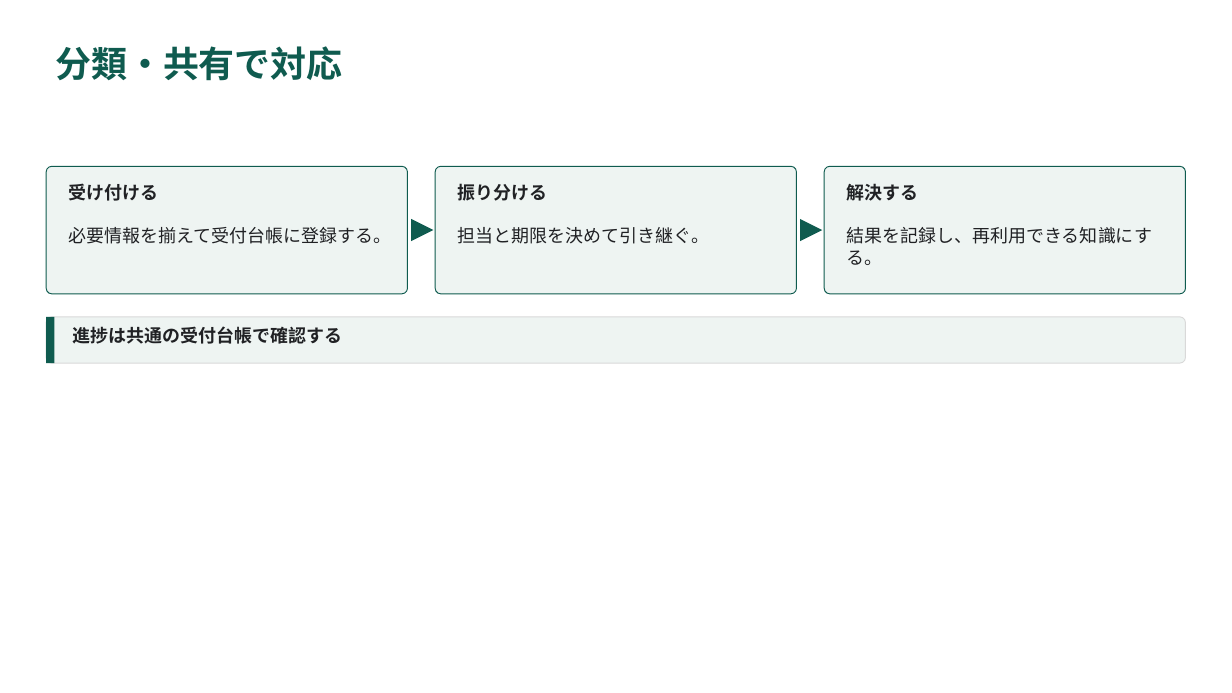
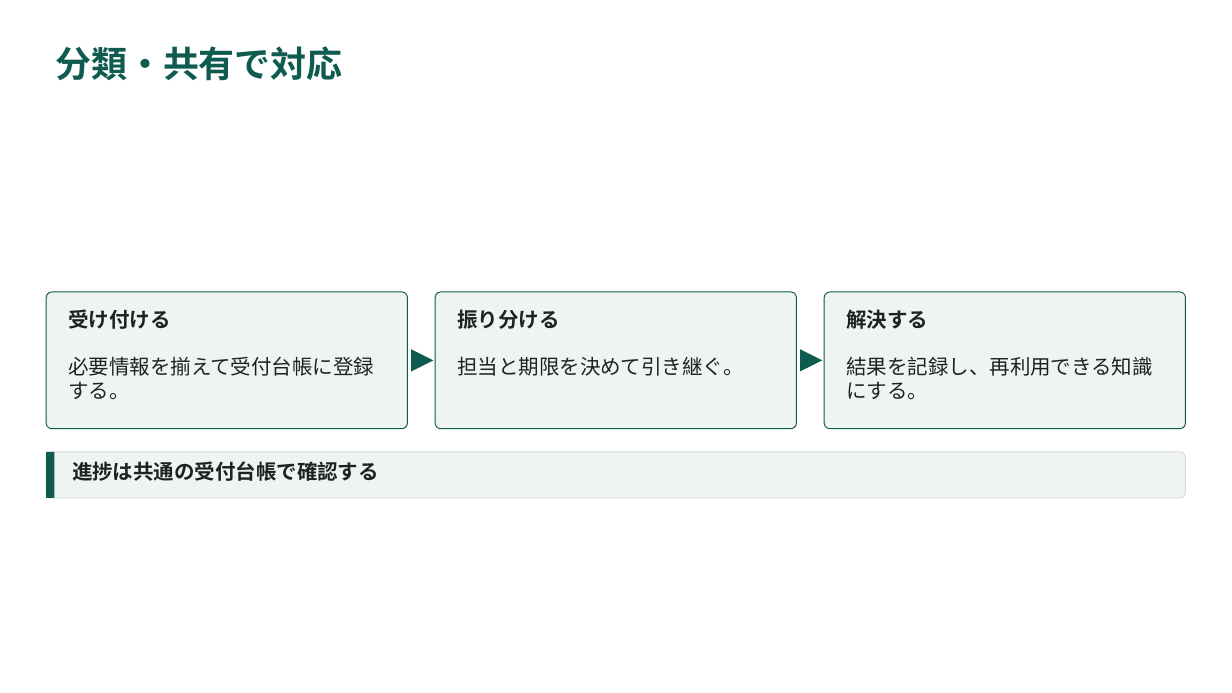
Before and after one commit to YHirano7/Artifacts, a slide deck: slide 9 of skills/pptx-deck/examples/component-gallery/component-gallery.pptx. Drawn at 1232x693 pixels with LibreOffice and Linux fonts; fonts in the diff are those of the drawing. Boxes give left, top, right and bottom in pixels: in the first picture for what was removed or moved away, otherwise in the second. Text is boxed around its words. In the diff, an @@ line names an element or a change of style, - is before the commit and + after.

```diff
--- a/skills/pptx-deck/examples/component-gallery/component-gallery.pptx
+++ b/skills/pptx-deck/examples/component-gallery/component-gallery.pptx
@@ rounded rectangle: place and size @@
-rounded rectangle at box(46, 166, 408, 294)
+rounded rectangle at box(46, 292, 408, 429)
@@ text "受け付ける": place and size @@
-text "受け付ける" at box(68, 183, 158, 201)
+text "受け付ける" at box(68, 309, 170, 329)
@@ rounded rectangle: place and size @@
-rounded rectangle at box(435, 166, 797, 294)
+rounded rectangle at box(435, 292, 797, 429)
@@ text "振り分ける": place and size @@
-text "振り分ける" at box(457, 183, 547, 201)
+text "振り分ける" at box(457, 309, 559, 329)
@@ proportions changed in 3 elements at box(46, 292, 408, 429), box(435, 292, 797, 429), box(824, 292, 1186, 429) @@
@@ rounded rectangle: place and size @@
-rounded rectangle at box(824, 166, 1186, 294)
+rounded rectangle at box(824, 292, 1186, 429)
@@ text "解決する": place and size @@
-text "解決する" at box(846, 183, 918, 201)
+text "解決する" at box(846, 309, 928, 329)
@@ text "必要情報を揃えて受付台帳に登録する。": place and size @@
-text "必要情報を揃えて受付台帳に登録する。" at box(68, 227, 391, 244)
+text "必要情報を揃えて受付台帳に登録する。" at box(68, 356, 374, 399)
@@ triangle: place and size @@
-triangle at box(411, 219, 433, 241)
+triangle at box(411, 349, 433, 372)
@@ text "担当と期限を決めて引き継ぐ。": place and size @@
-text "担当と期限を決めて引き継ぐ。" at box(457, 227, 709, 244)
+text "担当と期限を決めて引き継ぐ。" at box(457, 356, 743, 376)
@@ triangle: place and size @@
-triangle at box(800, 219, 823, 241)
+triangle at box(800, 349, 823, 372)
@@ text "結果を記録し、再利用できる知識にする。": place and size @@
-text "結果を記録し、再利用できる知識にする。" at box(846, 227, 1152, 265)
+text "結果を記録し、再利用できる知識にする。" at box(846, 356, 1152, 399)
@@ 1 text, 1 rounded rectangle, 1 rectangle: place and size @@
-1 text, 1 rounded rectangle, 1 rectangle at box(46, 317, 1186, 363)
+1 text, 1 rounded rectangle, 1 rectangle at box(46, 452, 1186, 498)
@@ size 14 to 16 pt in 7 elements at box(68, 309, 170, 329), box(457, 309, 559, 329), box(846, 309, 928, 329), box(68, 356, 374, 399), box(457, 356, 743, 376), box(846, 356, 1152, 399), box(72, 461, 379, 481) @@
```
Also in this commit, not shown: 21 other slides changed, 39 other files.
